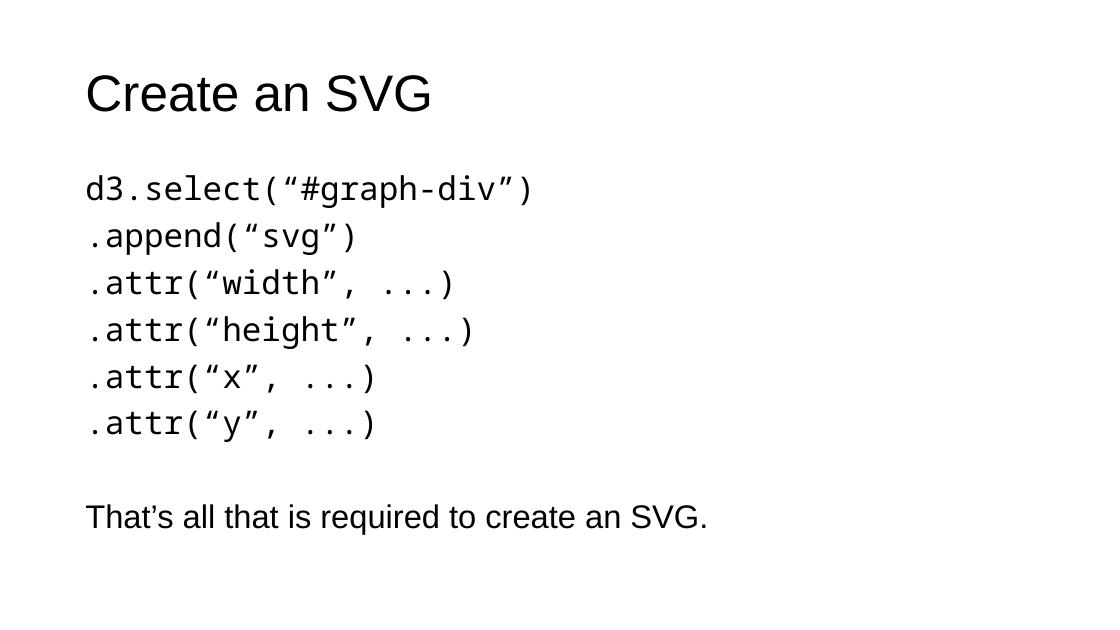
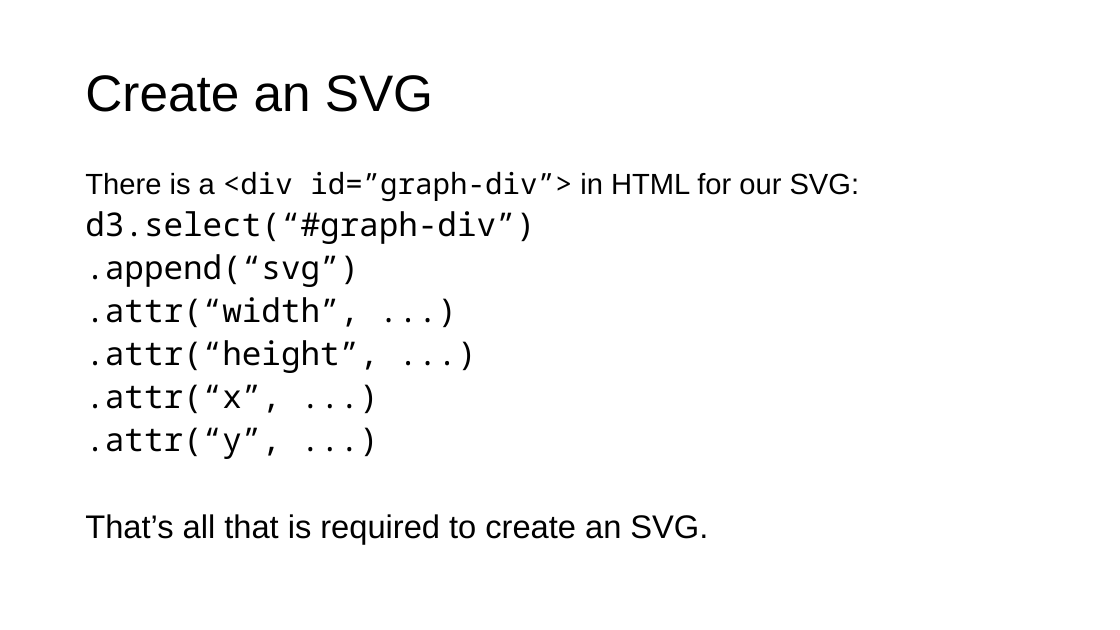
Before and after one commit to RonaldBarnes/d3-bar-chart-kwlug, a slide deck: slide 4 of BarChart Slideshow 2.odp. Drawn at 1120x630 pixels with LibreOffice and Linux fonts; fonts in the diff are those of the drawing. Boxes give left, top, right and bottom in pixels: in the first picture for what was removed or moved away, otherwise in the second. Text is boxed around its words. In the diff, an @@ line names an element or a change of style, - is before the commit and + after.

```diff
--- a/BarChart Slideshow 2.odp
+++ b/BarChart Slideshow 2.odp
@@ text at (85, 171, 860, 201): paragraph added @@
+There is a <div id=”graph-div”> in HTML for our SVG:
@@ text at (85, 211, 708, 543): line spacing 0.9 to 0.8 @@
```
Also in this commit, not shown: 14 other slides changed, 2 slides added, 2 other files.
